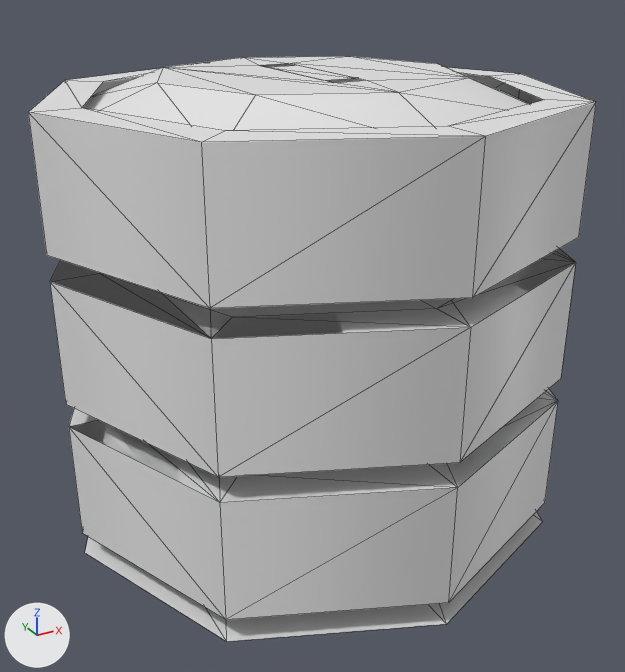
Two versions of the FBX model Assets/Resources/Models/Props/steamer.fbx, one commit apart.
Before and after are seen from a 50 mm lens placed at (-0.777, -1.426, 1.068), pointed at (-0.014, -0.039, 0.374). Arrows for +X, +Y and +Z are at lower left; the lights stay in place. The older version comes first. Mesh edges are drawn as thin lines. Where no turn or scale is listed for an object, it has been applied to the vertices. Vertices at exactly the same position are counted once.

Before the edit, the objects in view are built like this:
```python
me_lid = bpy.data.meshes.new('lid')
me_lid.from_pydata(...)  # 380 vertices, 256 faces; spans x -0.5..0.5, y -0.5..0.5, z 0.0..0.937
ob_lid = bpy.data.objects.new('lid', me_lid)
ob_lid.location = (0.0, 0.0, 0.0)
```
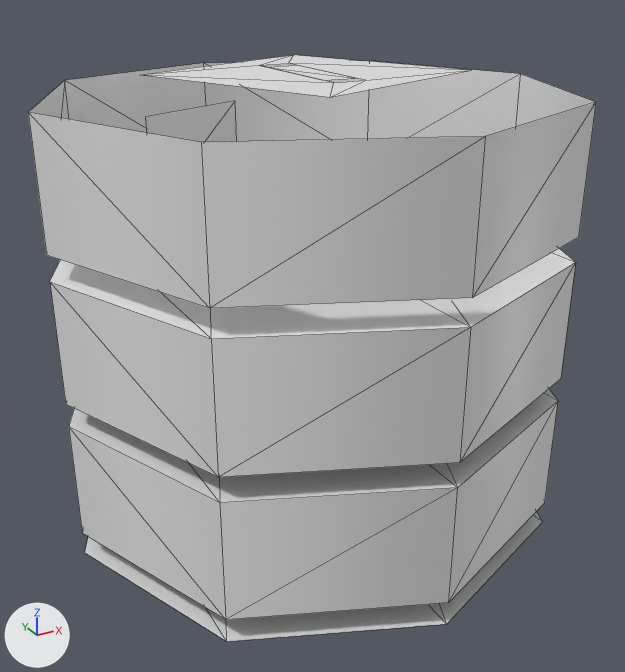
Where the change shows, as pixel boxes (x1, y1, x2, y2) in the pictures (625 x 672 px):
'lid', reshaped
    before: (28, 56, 596, 641)
    after: (28, 55, 596, 641)
part 1 of me_lid, cut back
    before: (29, 56, 595, 502)
    after: (142, 55, 470, 97)

The change in detail:
me_lid is used by ob_lid; location (0.0, 0.0, 0.0).
me_lid had 380 vertices, 256 faces and spanned x -0.5..0.5, y -0.5..0.5, z 0.0..0.937.
me_lid now has 402 vertices, 107 faces and spans x -0.5..0.5, y -0.5..0.5, z 0.0..0.937.
Part 1, on me_lid:
79 vertices are removed from x -0.452..0.452, y -0.452..0.452, z 0.031..0.875.
172 faces are deleted.
101 vertices are added at x -0.458..0.458, y -0.458..0.458, z 0.031..0.875.
23 new faces join them.
